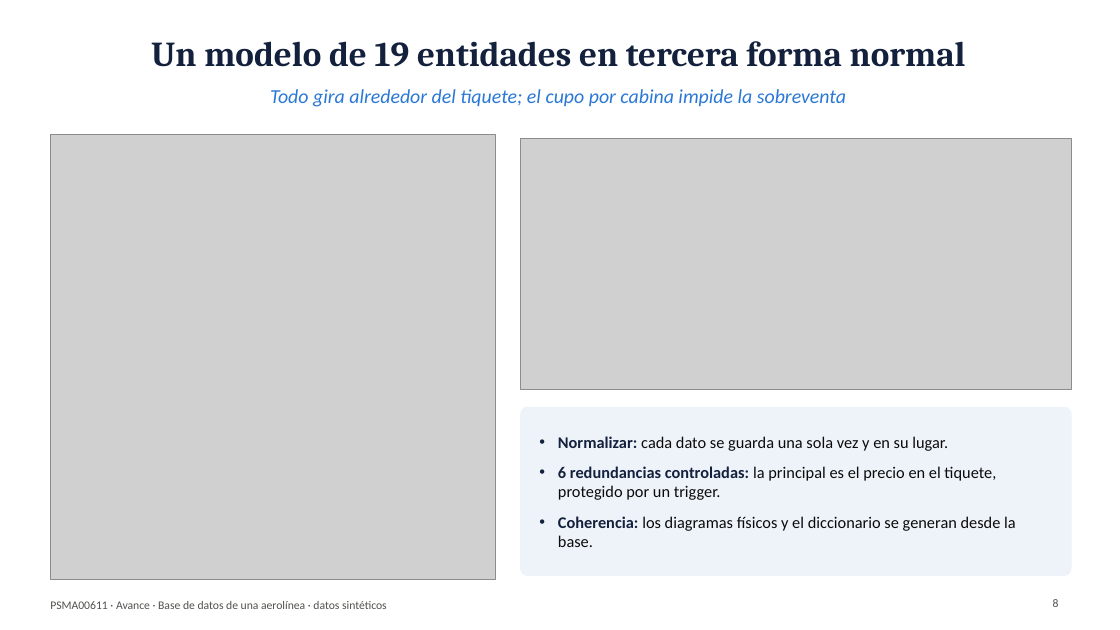
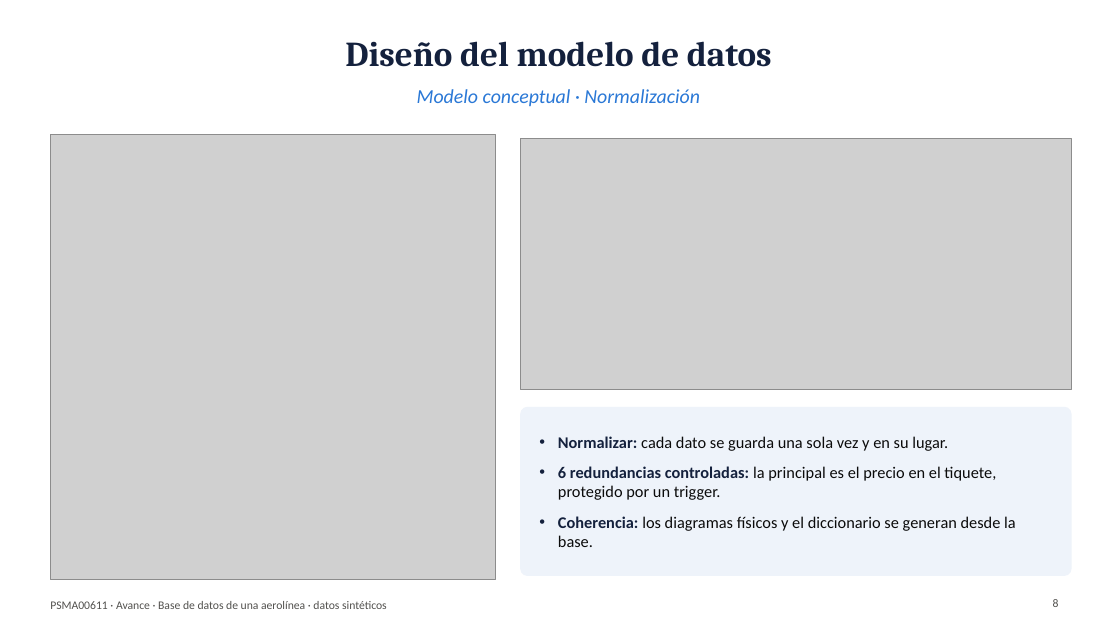
Before and after one commit to CARLOSDELOSRIOS/aerolinea-bd-psma00611, a slide deck: slide 8 of slides/presentacion_avance_PSMA00611.pptx. Drawn at 1120x630 pixels with LibreOffice and Linux fonts; fonts in the diff are those of the drawing; grey boxes stand for pictures. Boxes give left, top, right and bottom in pixels: in the first picture for what was removed or moved away, otherwise in the second. Text is boxed around its words. In the diff, an @@ line names an element or a change of style, - is before the commit and + after.

```diff
--- a/slides/presentacion_avance_PSMA00611.pptx
+++ b/slides/presentacion_avance_PSMA00611.pptx
@@ title at (345, 41, 772, 67): text changed @@
-Un modelo de 19 entidades en tercera forma normal
+Diseño del modelo de datos
@@ text at (417, 89, 700, 106): text changed @@
-Todo gira alrededor del tiquete; el cupo por cabina impide la sobreventa
+Modelo conceptual · Normalización
```
Also in this commit, not shown: 12 other slides changed, 3 other files.
